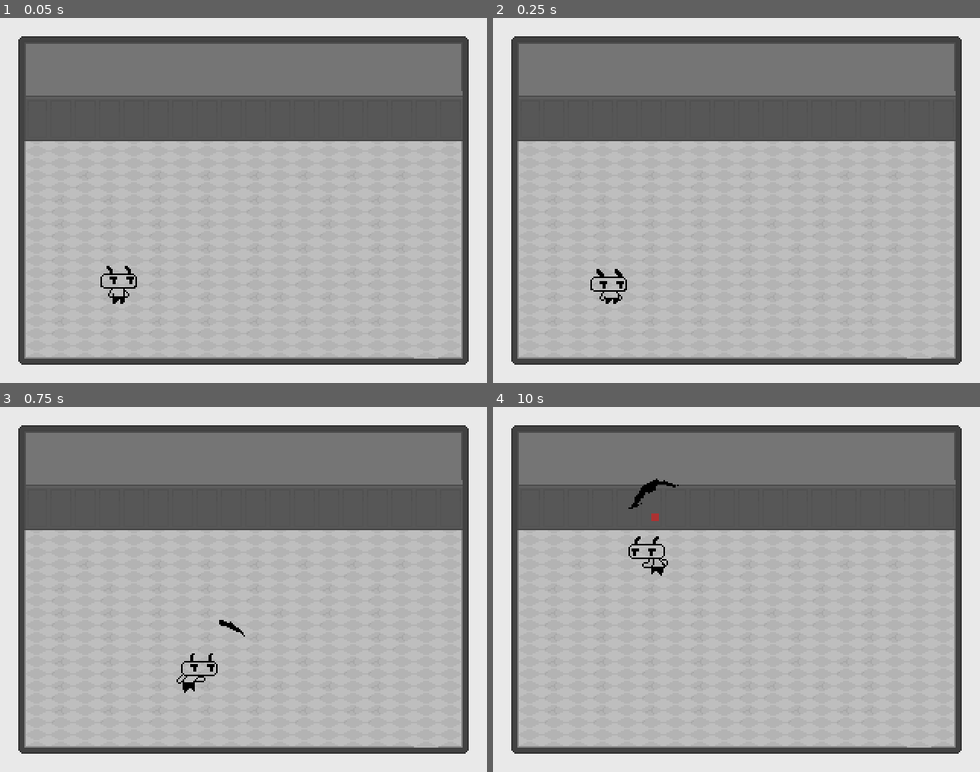
Above: before the commit, frames 1-4 (two rows, left to right).
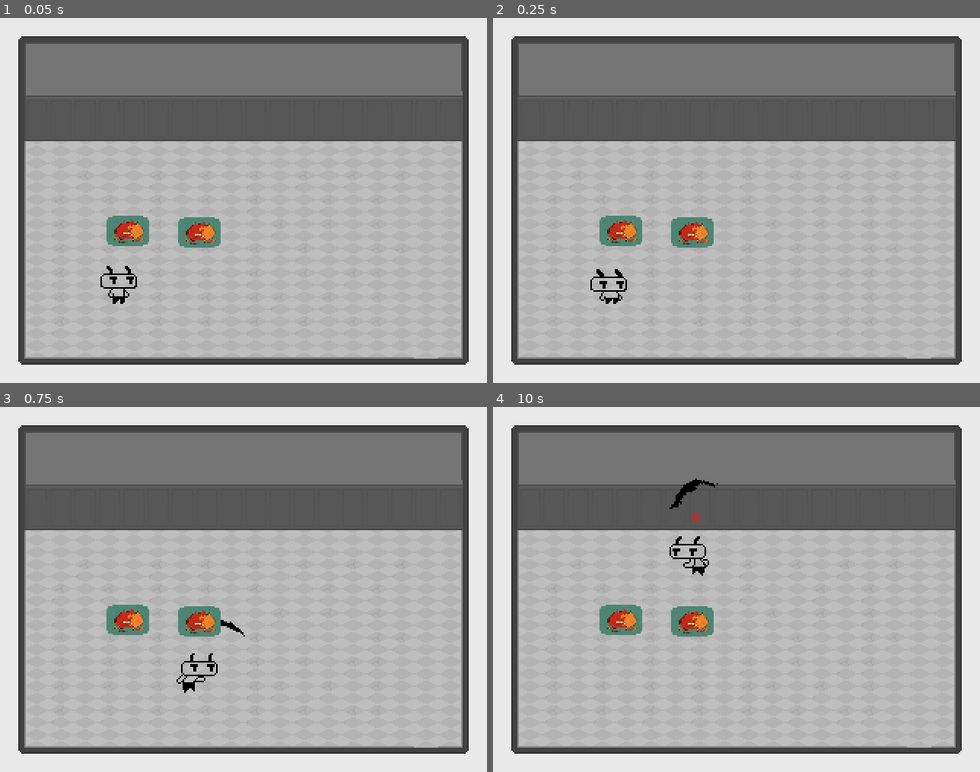
Above: after the commit, the same moments.

Repository: dead-rabbit-studio/hell-scout
Game: Godot game, scene res://main_game.tscn
Same seed, same stepped clock (60 frames per second), same inputs: the game is played once before the commit and once after it.
Inputs:
- Up to frame 1 (0.05 s): no input
- Up to frame 2 (0.25 s): no input
- Up to frame 3 (0.75 s): hold Right (move_right) from 0.53 s (still down); hold Space (attack) from 0.53 s (still down)
- Up to frame 4 (10 s): release Right (move_right) at 1.28 s; release Space (attack) at 1.28 s; hold Down (move_down) 1.28-2.03 s; tap Space (attack) every 1.5 s from 1.35 to 8.85 s; hold Right (move_right) 2.03-2.78 s; hold Space (attack) 2.03-2.78 s; hold Up (move_up) 2.78-3.53 s; hold Space (attack) 3.53-4.28 s; hold Left (move_left) 3.53-5.03 s; hold Down (move_down) 5.03-5.78 s; hold Space (attack) 5.03-5.78 s; hold Right (move_right) 5.78-6.53 s; hold Up (move_up) 6.53-7.28 s; hold Space (attack) 6.53-7.28 s; hold Right (move_right) 7.28-8.03 s; hold Down (move_down) 8.03-8.78 s; hold Space (attack) 8.03-8.78 s; hold Left (move_left) 8.78-9.53 s; hold Up (move_up) from 9.53 s (still down); hold Space (attack) from 9.53 s (still down)

The runs differ from the first frame. In frame 1, 1.4% of the frame differs, in the area x 21-46%, y 54-63%; in frame 2, 1.4%; in frame 3, 1.4%; in frame 4, 2.3%, in the area x 21-47%, y 19-63%.

Commit message:
fix: warpzone triggering without having an exit configured

Diff:
--- a/core/WarpZone.gd
+++ b/core/WarpZone.gd
@@ -13,18 +13,18 @@
 	_handle_exit_direction(body)
 
 func _handle_exit_direction(body: Player):
-		print_debug("Exit: " + str(exit_zone_direction))
-		match exit_zone_direction:
-			WARP_DIRECTION.WARPABLE_DIRECTION:
-				pass #do nothing because it keeps the object direction
-			WARP_DIRECTION.TOP:
-				if body._currentDirectionVector.y >= 0:
-					body.animated_sprite.flip_v = false
-			WARP_DIRECTION.RIGHT:
-				if body._currentDirectionVector.x <= 0:
-					body.animated_sprite.flip_h = false
-			WARP_DIRECTION.BOTTOM:
-				body.animated_sprite.flip_v = true
-			WARP_DIRECTION.LEFT:
-				if body._currentDirectionVector.x >= 0:
-					body.animated_sprite.flip_h = true
+		if exit_zone != null:
+			match exit_zone_direction:
+				WARP_DIRECTION.WARPABLE_DIRECTION:
+					pass #do nothing because it keeps the object direction
+				WARP_DIRECTION.TOP:
+					if body._currentDirectionVector.y >= 0:
+						body.animated_sprite.flip_v = false
+				WARP_DIRECTION.RIGHT:
+					if body._currentDirectionVector.x <= 0:
+						body.animated_sprite.flip_h = false
+				WARP_DIRECTION.BOTTOM:
+					body.animated_sprite.flip_v = true
+				WARP_DIRECTION.LEFT:
+					if body._currentDirectionVector.x >= 0:
+						body.animated_sprite.flip_h = true
--- a/core/warp_zone.tscn
+++ b/core/warp_zone.tscn
@@ -16,4 +16,6 @@
 scale = Vector2(0.114115, 0.102267)
 texture = ExtResource("2_tbrq5")
 
+[node name="Exit" type="Marker2D" parent="."]
+
 [connection signal="body_entered" from="." to="." method="_on_body_entered"]
--- a/main_game.tscn
+++ b/main_game.tscn
@@ -1,9 +1,10 @@
-[gd_scene load_steps=12 format=3 uid="uid://deqtmks54a4u7"]
+[gd_scene load_steps=10 format=3 uid="uid://deqtmks54a4u7"]
 
 [ext_resource type="PackedScene" uid="uid://xse6umb621tq" path="res://player/scouter/player.tscn" id="1_4phlm"]
 [ext_resource type="PackedScene" uid="uid://eyt6qixfequa" path="res://weapons/gun.tscn" id="2_be4gn"]
 [ext_resource type="Script" path="res://levels/Level.gd" id="2_igq84"]
 [ext_resource type="Texture2D" uid="uid://gxrhu2xhpmf1" path="res://levels/tilemap/house_floors_walls.png" id="4_x6pgx"]
+[ext_resource type="PackedScene" uid="uid://u6v1rmv3f5tk" path="res://core/warp_zone.tscn" id="5_52lbn"]
 
 [sub_resource type="GDScript" id="GDScript_36clq"]
 script/source = "extends Node2D
@@ -552,14 +553,6 @@
 physics_layer_0/collision_mask = 0
 sources/0 = SubResource("TileSetAtlasSource_hw3xp")
 
-[sub_resource type="PhysicsMaterial" id="PhysicsMaterial_d1161"]
-
-[sub_resource type="RectangleShape2D" id="RectangleShape2D_6o613"]
-size = Vector2(1152, 20)
-
-[sub_resource type="RectangleShape2D" id="RectangleShape2D_dj024"]
-size = Vector2(20, 666.5)
-
 [sub_resource type="LabelSettings" id="LabelSettings_kfjol"]
 font_color = Color(0.133333, 0.133333, 0.133333, 1)
 
@@ -585,29 +578,6 @@
 format = 2
 layer_0/tile_data = PackedInt32Array(0, 0, 0, 65536, 0, 1, 131072, 0, 1, 196608, 0, 1, 262144, 0, 1, 327680, 0, 1, 3932 …(5754 unchanged characters)…
 
-[node name="LevelBoundaries" type="StaticBody2D" parent="Level"]
-physics_material_override = SubResource("PhysicsMaterial_d1161")
-
-[node name="TopBondary" type="CollisionShape2D" parent="Level/LevelBoundaries"]
-position = Vector2(368, -12)
-shape = SubResource("RectangleShape2D_6o613")
-debug_color = Color(0.647059, 0.407843, 0.835294, 0.419608)
-
-[node name="BottomBoundary" type="CollisionShape2D" parent="Level/LevelBoundaries"]
-position = Vector2(551, 250)
-shape = SubResource("RectangleShape2D_6o613")
-debug_color = Color(0.647059, 0.407843, 0.835294, 0.419608)
-
-[node name="LeftBoundary" type="CollisionShape2D" parent="Level/LevelBoundaries"]
-position = Vector2(-10, 299)
-shape = SubResource("RectangleShape2D_dj024")
-debug_color = Color(0.647059, 0.407843, 0.835294, 0.419608)
-
-[node name="RightBoundary" type="CollisionShape2D" parent="Level/LevelBoundaries"]
-position = Vector2(330, 294)
-shape = SubResource("RectangleShape2D_dj024")
-debug_color = Color(0.647059, 0.407843, 0.835294, 0.419608)
-
 [node name="Player" parent="Level" instance=ExtResource("1_4phlm")]
 position = Vector2(78, 172)
 collision_mask = 3
@@ -622,6 +592,7 @@
 anchors_preset = 0
 offset_right = 40.0
 offset_bottom = 40.0
+metadata/_edit_use_anchors_ = true
 
 [node name="GameOverLabel" type="Label" parent="GUI"]
 visible = false
@@ -633,6 +604,15 @@
 text = "GAME OVER"
 label_settings = SubResource("LabelSettings_kfjol")
 
+[node name="WarpZone" parent="." node_paths=PackedStringArray("exit_zone") instance=ExtResource("5_52lbn")]
+position = Vector2(84, 140)
+exit_zone = NodePath("../WarpZone2")
+exit_zone_direction = 4
+
+[node name="WarpZone2" parent="." instance=ExtResource("5_52lbn")]
+position = Vector2(131, 141)
+exit_zone_direction = 3
+
 [connection signal="level_status_change" from="Level" to="." method="_on_level_level_status_change"]
 [connection signal="changed_direction" from="Level/Player" to="Level/Player/Gun" method="_on_player_changed_direction"]
 [connection signal="gun_was_fired" from="Level/Player/Gun" to="Level" method="_on_gun_gun_was_fired"]
